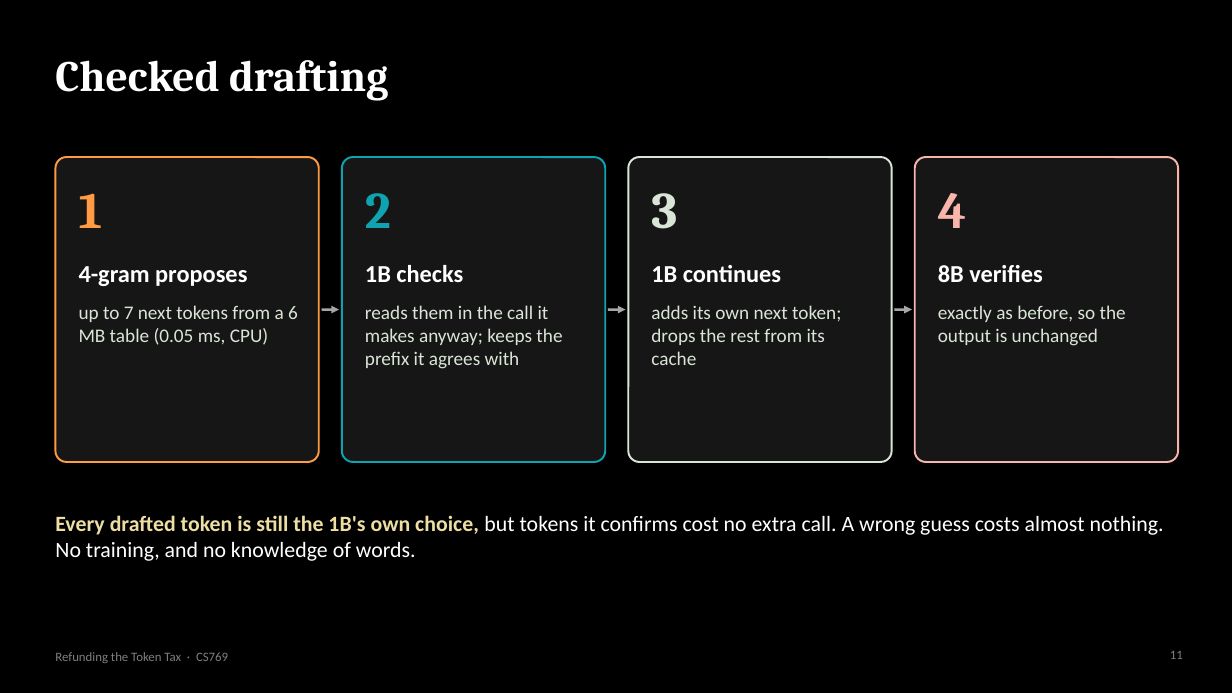
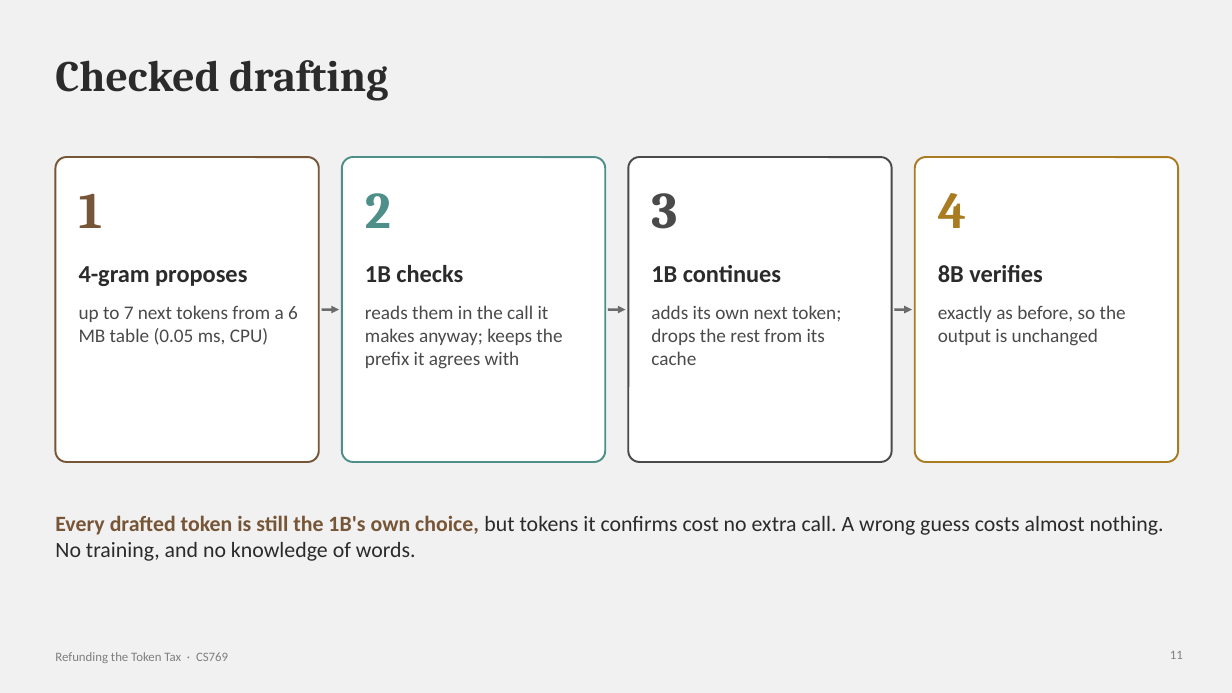
Before and after one commit to https-kanika/Linguistically-guided-MTP, a slide deck: slide 11 of slides/token_tax_refund.pptx. Drawn at 1232x693 pixels with LibreOffice and Linux fonts; fonts in the diff are those of the drawing. Boxes give left, top, right and bottom in pixels: in the first picture for what was removed or moved away, otherwise in the second. Text is boxed around its words. In the diff, an @@ line names an element or a change of style, - is before the commit and + after.

Commit message:
Slides: seashell theme (Old Copper, Butter Yellow, Nebula)

```diff
--- a/slides/token_tax_refund.pptx
+++ b/slides/token_tax_refund.pptx
@@ background #000000 to #F1F1F1 @@
@@ rounded rectangle at (55, 157, 319, 462): fill #161616 to #FFFFFF; outline #FF9B42 1.5 pt to #775537 1.5 pt @@
@@ text "1" at (79, 193, 103, 228): text colour #FF9B42 to #775537 @@
@@ rounded rectangle at (342, 157, 605, 462): fill #161616 to #FFFFFF; outline #0FA3B1 1.5 pt to #4E8F8A 1.5 pt @@
@@ text "2" at (365, 193, 391, 228): text colour #0FA3B1 to #4E8F8A @@
@@ rounded rectangle at (628, 157, 892, 462): fill #161616 to #FFFFFF; outline #D9E5D6 1.5 pt to #4A4A4A 1.5 pt @@
@@ rounded rectangle at (915, 157, 1178, 462): fill #161616 to #FFFFFF; outline #F9B5AC 1.5 pt to #A97C22 1.5 pt @@
@@ text "4" at (938, 193, 966, 228): text colour #F9B5AC to #A97C22 @@
@@ text colour #FFFFFF to #2B2B2B in 5 elements at (55, 60, 388, 101), (79, 266, 247, 286), (365, 265, 463, 282), (651, 265, 781, 282), (938, 265, 1043, 282) @@
@@ arrow (322, 310) - (339, 310): stroke #A6A6A6 2 pt to #6B6B6B 2 pt @@
@@ arrow (608, 310) - (626, 310): stroke #A6A6A6 2 pt to #6B6B6B 2 pt @@
@@ arrow (895, 310) - (912, 310): stroke #A6A6A6 2 pt to #6B6B6B 2 pt @@
@@ text colour #D9E5D6 to #4A4A4A in 5 elements at (79, 305, 298, 345), (365, 305, 562, 369), (651, 193, 677, 229), (651, 305, 841, 365), (938, 305, 1126, 346) @@
@@ text "Every drafted token is still ..." at (55, 515, 1164, 561): text colour #EDDEA4 to #775537 in "Every drafted token is still the 1B's ..."; text colour #FFFFFF to #2B2B2B in "but tokens it confirms cost no extra ..." @@
```
Also in this commit, not shown: 16 other slides changed, 1 other file.
